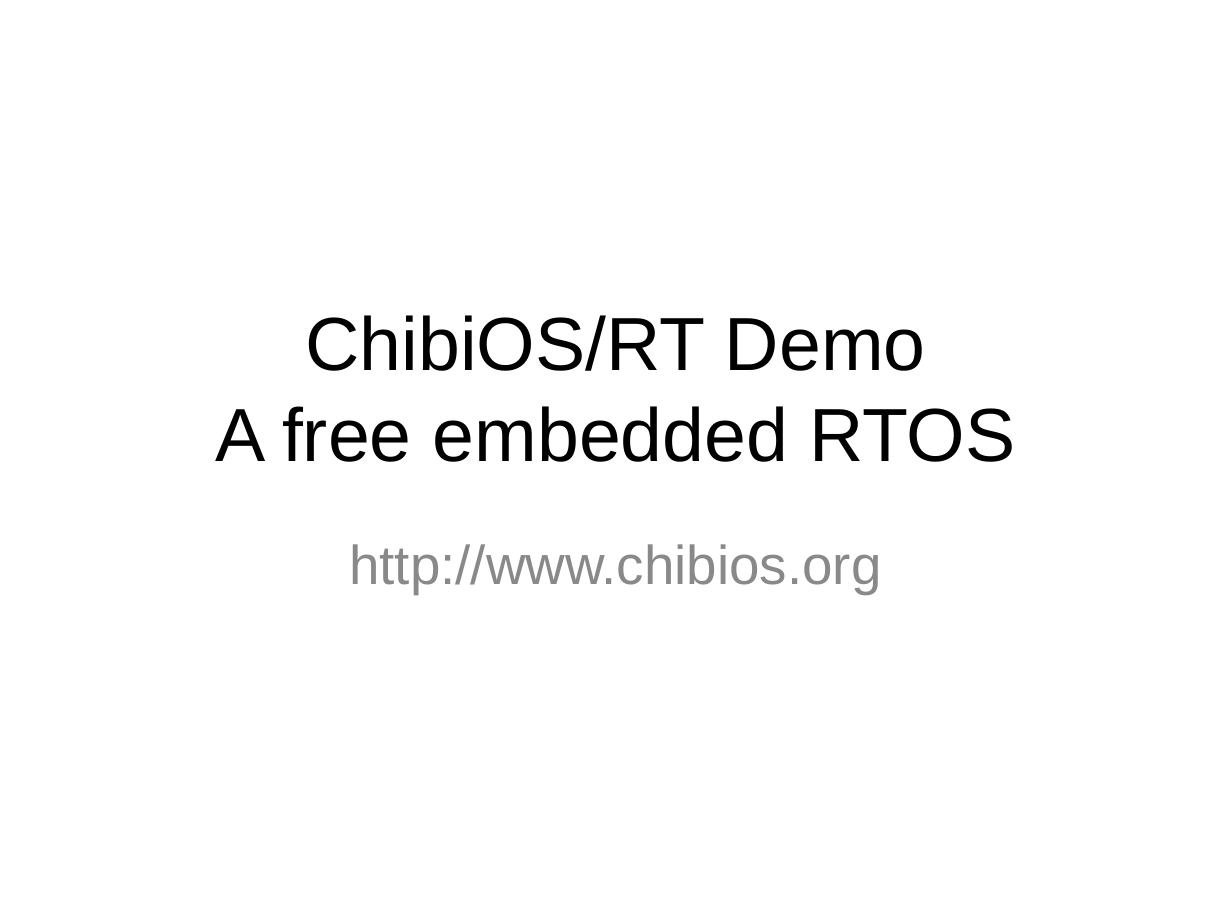
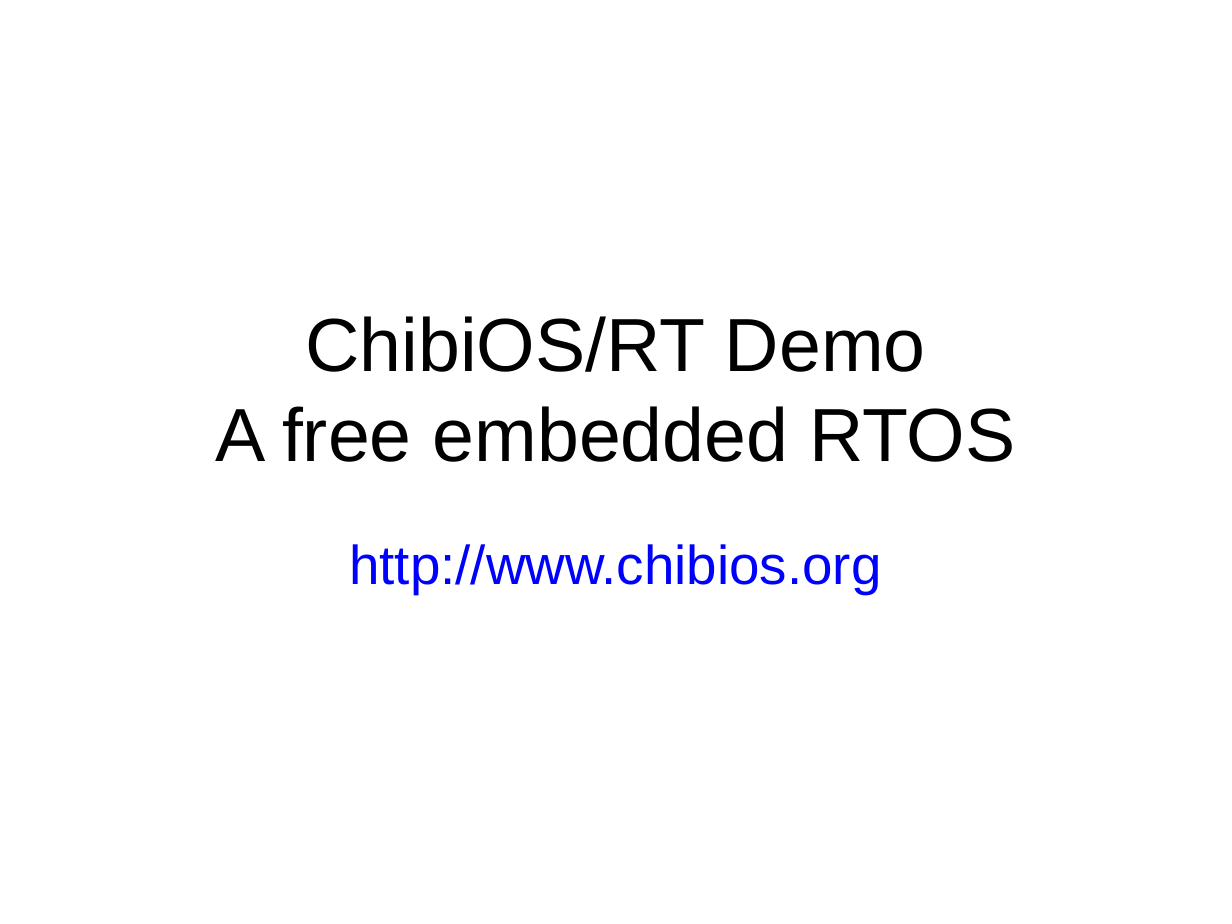
Before and after one commit to ArduPilot/ChibiOS.svn, a slide deck: slide 1 of slides_better_embedded_2012/ChibiOS-RT 4 Demo.ppt. Drawn at 1232x924 pixels with LibreOffice and Linux fonts; fonts in the diff are those of the drawing; background and template pictures are left out. Boxes give left, top, right and bottom in pixels: in the first picture for what was removed or moved away, otherwise in the second. Text is boxed around its words. In the diff, an @@ line names an element or a change of style, - is before the commit and + after.

```diff
--- a/slides_better_embedded_2012/ChibiOS-RT 4 Demo.ppt
+++ b/slides_better_embedded_2012/ChibiOS-RT 4 Demo.ppt
@@ text "http://www.chibios.org" at (349,544,881,594): text colour #898989 to #0000FF @@
```
Also in this commit, not shown: 15 other slides changed, 3 other files.
